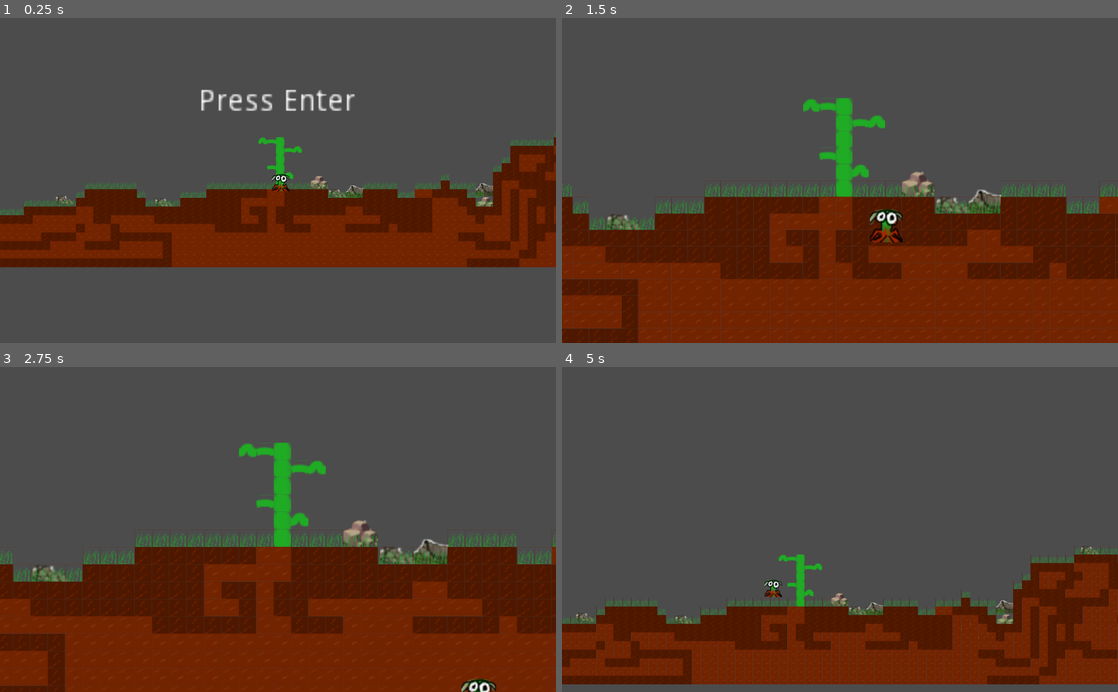
Above: before the commit, frames 1-4 (two rows, left to right).
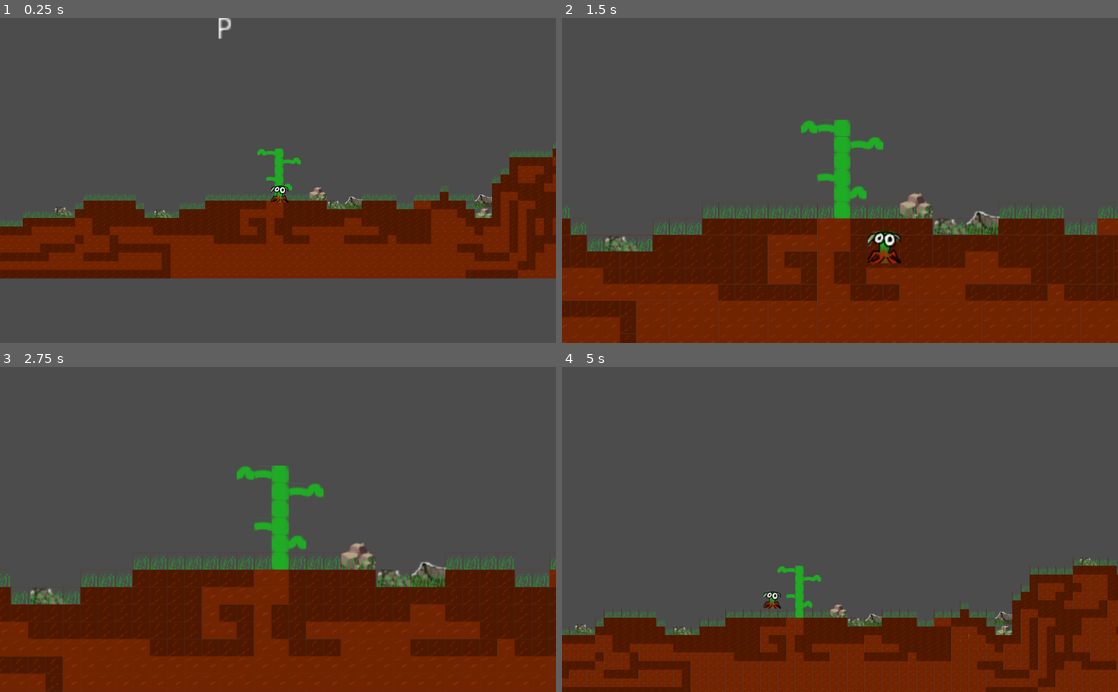
Above: after the commit, the same moments.

Repository: SaintAnd/CoolTrees
Game: Godot game, scene res://scenes/Node2D.tscn
Two runs of this game, one before a commit and one after it. Both use one fixed random seed, a clock stepped at 60 frames per second and the inputs below.
Inputs (mouse positions are in pixels of both pictures, inside the frame that each line leads up to):
- Up to frame 1 (0.25 s): no input
- Up to frame 2 (1.5 s): tap Enter (Enter) at 0.5, 1.35 s; move the mouse to (962, 164) at 0.52 s; hold Right (Right) 0.53-1.28 s; hold Enter (Enter) 0.53-1.28 s; move the mouse to (728, 196) at 1.27 s; hold Down (Down) from 1.28 s (still down)
- Up to frame 3 (2.75 s): move the mouse to (333, 458) at 2.02 s; release Down (Down) at 2.03 s; hold Right (Right) from 2.03 s (still down); hold Middle mouse button (move_cam) from 2.03 s (still down); tap Enter (Enter) at 2.3 s
- Up to frame 4 (5 s): move the mouse to (812, 594) at 2.77 s; release Right (Right) at 2.78 s; release Middle mouse button (move_cam) at 2.78 s; hold Up (Up) 2.78-3.53 s; tap Mouse wheel up (zoom_in) at 2.85 s; tap Enter (Enter) at 3.05, 3.8, 4.35 s; move the mouse to (1006, 578) at 3.52 s; hold Mouse wheel down (zoom_out) 3.53-4.28 s; hold Left (Left) from 3.53 s (still down); move the mouse to (673, 480) at 4.27 s

The runs differ from the first frame. In frame 1, 16% of the frame differs, in the area x 0-100%, y 0-81%; in frame 2, 21%, in the area x 0-100%, y 24-100%; in frame 3, 21%; in frame 4, 16%.

Commit message:
Dolgo pisat sdelal poyvlenie texta

Diff:
--- a/scenes/Camera.tscn
+++ b/scenes/Camera.tscn
@@ -3,7 +3,7 @@
 [ext_resource path="res://scripts/Camera.gd" type="Script" id=1]
 
 [node name="Camera" type="Camera2D"]
-position = Vector2( 511, 299 )
+position = Vector2( 518, 383 )
 current = true
 script = ExtResource( 1 )
 
--- a/scenes/Node2D.tscn
+++ b/scenes/Node2D.tscn
@@ -170,10 +170,11 @@
 [node name="cam_container" type="Node2D" parent="."]
 
 [node name="Camera" parent="cam_container" instance=ExtResource( 6 )]
-position = Vector2( 454, 437 )
+position = Vector2( 456, 416 )
 limit_left = -870
 limit_top = -500
 limit_right = 1500
 limit_bottom = 1500
 
 [node name="Text_scenes" parent="." instance=ExtResource( 8 )]
+position = Vector2( 4, -81 )
--- a/scenes/Text_scenes.tscn
+++ b/scenes/Text_scenes.tscn
@@ -1,14 +1,18 @@
-[gd_scene load_steps=2 format=2]
+[gd_scene load_steps=3 format=2]
 
 [ext_resource path="res://scripts/Text_scenes.gd" type="Script" id=1]
+[ext_resource path="res://scripts/Text_PressEnter.gd" type="Script" id=2]
 
 [node name="Text_scenes" type="Node2D"]
 script = ExtResource( 1 )
 
 [node name="Text_PressEnter" type="RichTextLabel" parent="."]
-margin_left = 308.0
-margin_top = 265.0
-margin_right = 391.0
-margin_bottom = 282.0
+margin_left = 338.0
+margin_top = 192.0
+margin_right = 467.0
+margin_bottom = 209.0
 rect_scale = Vector2( 4, 4 )
 text = "Press Enter"
+script = ExtResource( 2 )
+
+[node name="Tween" type="Tween" parent="Text_PressEnter"]
--- a/scripts/Camera.gd
+++ b/scripts/Camera.gd
@@ -1,5 +1,6 @@
 class_name ZoomingCamera2D
 extends Camera2D
+
 
 
 
--- /dev/null
+++ b/scripts/Text_PressEnter.gd
@@ -0,0 +1,9 @@
+extends RichTextLabel
+
+
+
+func _ready() -> void:
+	$Tween.interpolate_property(
+		self, "percent_visible",
+		0.0, 2.0, 3.0, Tween.TRANS_LINEAR, Tween.EASE_IN_OUT)
+	$Tween.start()
--- a/scripts/Text_scenes.gd
+++ b/scripts/Text_scenes.gd
@@ -4,6 +4,8 @@
 onready var editor_text = text.get_node("Text_PressEnter")
 
 
+
+
 func _input(event):
 	if event.is_action_pressed("Enter"):
 		get_parent().remove_child(self)
